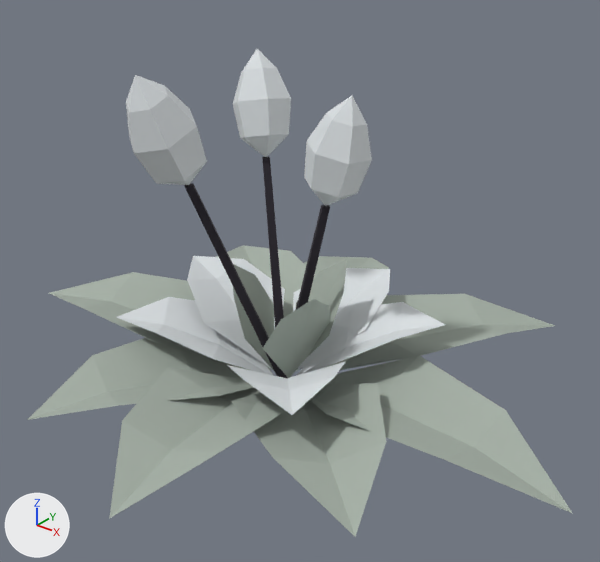
Renders of the glTF model game/assets/crops/silverleaf/silverleaf_s3.glb from each side of a commit.
Rendered twice from a camera (50 mm lens) standing at (0.553, -0.66, 0.55) and looking at (0.033, -0.011, 0.148). The lights are fixed; the arrows at lower left show +X, +Y and +Z. The picture after the commit comes second. Vertices at exactly the same position are counted once.

In view in the first picture: 'silverleaf_s3'.
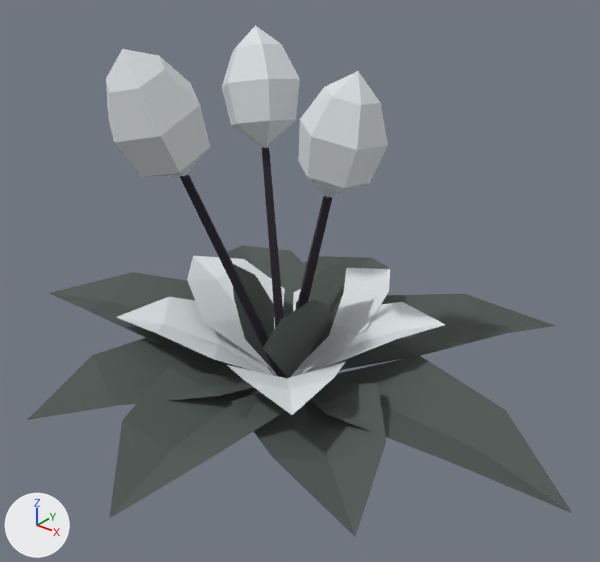
The edits, one by one:
Material 'pal_leaf_silver' (mat_pal_leaf_silver) changes colour from grey #a6b0a6 to dark grey #4f5754; in linear values from (0.38, 0.434, 0.38) to (0.0783, 0.0946, 0.089).
me_silverleaf_s3 is used by ob_silverleaf_s3; location (0.0, 0.0, 0.0).
me_silverleaf_s3 had 216 vertices, 292 faces and spanned x -0.33..0.374, y -0.324..0.359, z 0.0..0.394.
me_silverleaf_s3 now has 216 vertices, 292 faces and spans x -0.33..0.374, y -0.324..0.359, z 0.0..0.418.
me_silverleaf_s3 part 1: 84 of 216 vertices moved; they spanned x -0.115..0.09, y -0.184..0.097, z 0.115..0.394 and now span x -0.13..0.105, y -0.202..0.113, z 0.12..0.418; mean shift (-0.001, -0.001, 0.016); largest move (-0.018, -0.144, 0.38) -> (-0.018, -0.147, 0.407).

Boxes (x1, y1, x2, y2) around the edits, measured in the pictures (600 x 562 px; the box of a moved part takes in the faces that stretch with it):
'silverleaf_s3', recoloured, reshaped (grey to dark grey)
    before: (27, 48, 572, 537)
    after: (27, 25, 572, 537)
part 1 of me_silverleaf_s3, moved or reshaped
    before: (126, 48, 372, 378)
    after: (106, 25, 388, 378)
